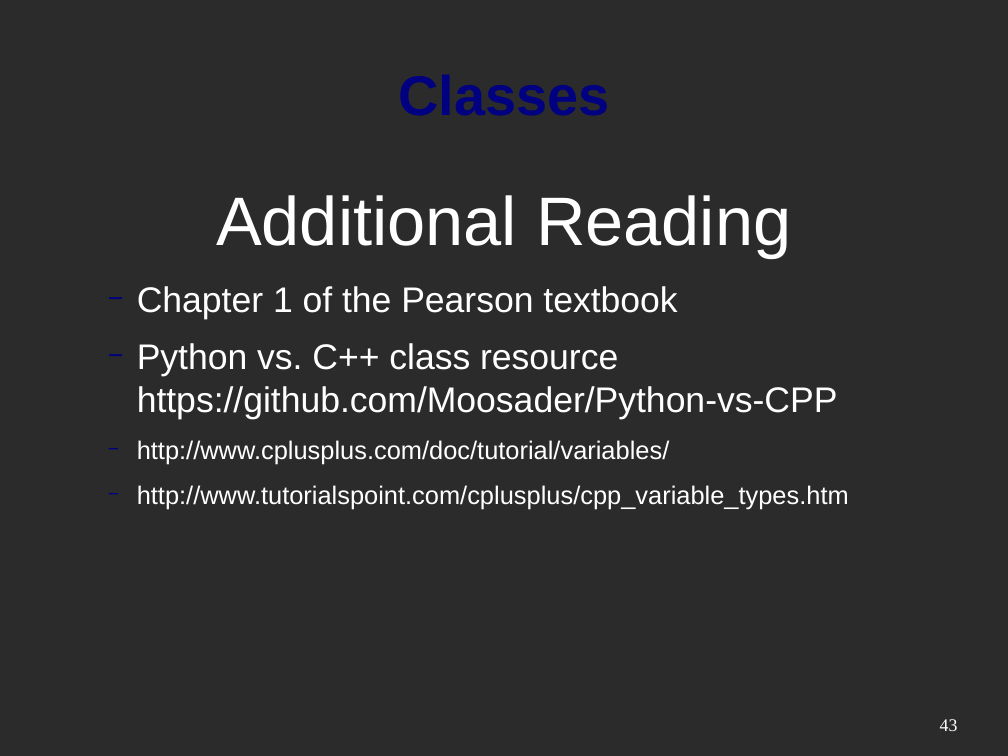
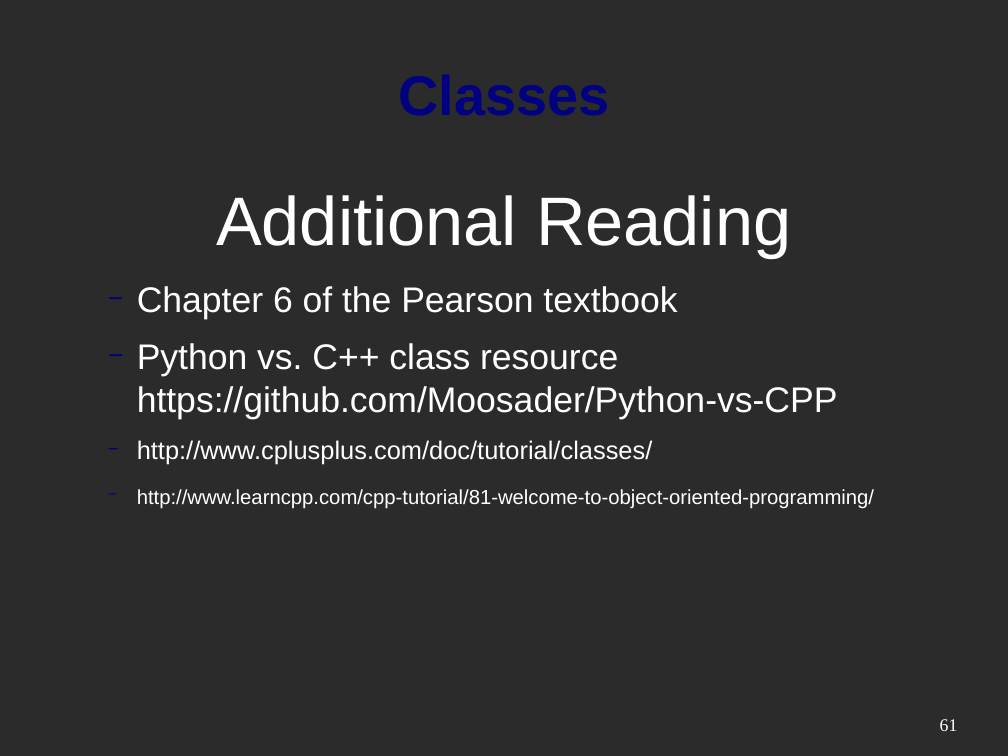
Before and after one commit to mactwist555/CPP-Course, a slide deck: slide 61 of Week 01/Python vs CPP.odp (slide 43 before the commit). Drawn at 1008x756 pixels with LibreOffice and Linux fonts; fonts in the diff are those of the drawing; background and template pictures are left out; a plain dark background stands for a picture behind light text. Boxes give left, top, right and bottom in pixels: in the first picture for what was removed or moved away, otherwise in the second. Text is boxed around its words. In the diff, an @@ line names an element or a change of style, - is before the commit and + after.

```diff
--- a/Week 01/Python vs CPP.odp
+++ b/Week 01/Python vs CPP.odp
@@ text at [137,286,677,320]: text changed @@
-  − Chapter 1 of the Pearson textbook
+  − Chapter 6 of the Pearson textbook
@@ text at [137,440,874,509]: text changed; size 20 to 16 pt @@
-  − http://www.cplusplus.com/doc/tutorial/variables/
-  − http://www.tutorialspoint.com/cplusplus/cpp_variable_types.htm
+  − http://www.cplusplus.com/doc/tutorial/classes/
+  − http://www.learncpp.com/cpp-tutorial/81-welcome-to-object-oriented-programming/
@@ page number at [940,719,958,731]: text changed @@
-43
+61
```
Also in this commit, not shown: 4 other slides changed, 21 slides added, 2 slides removed.
